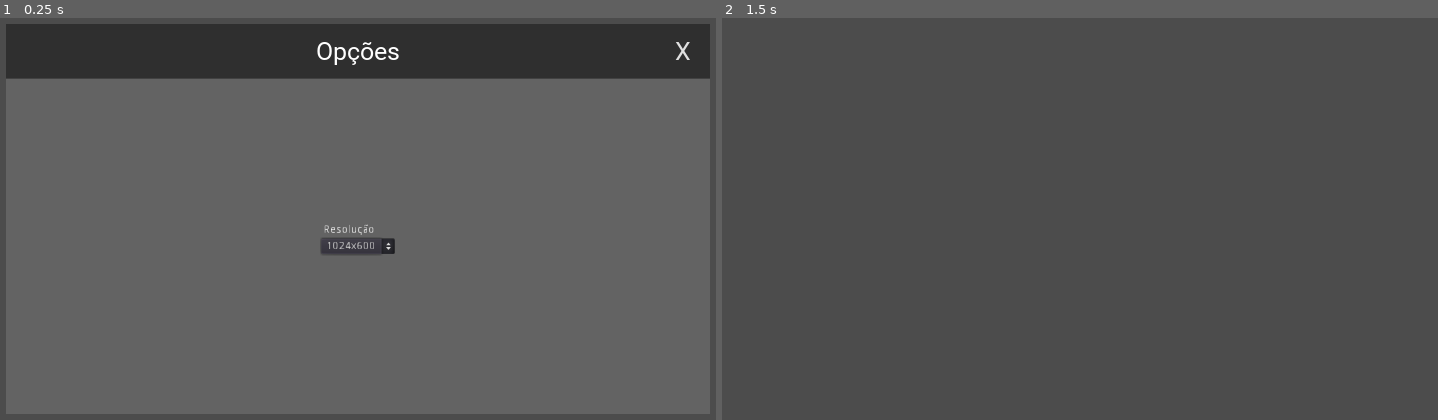
Above: before the commit, frames 1-2 (left to right).
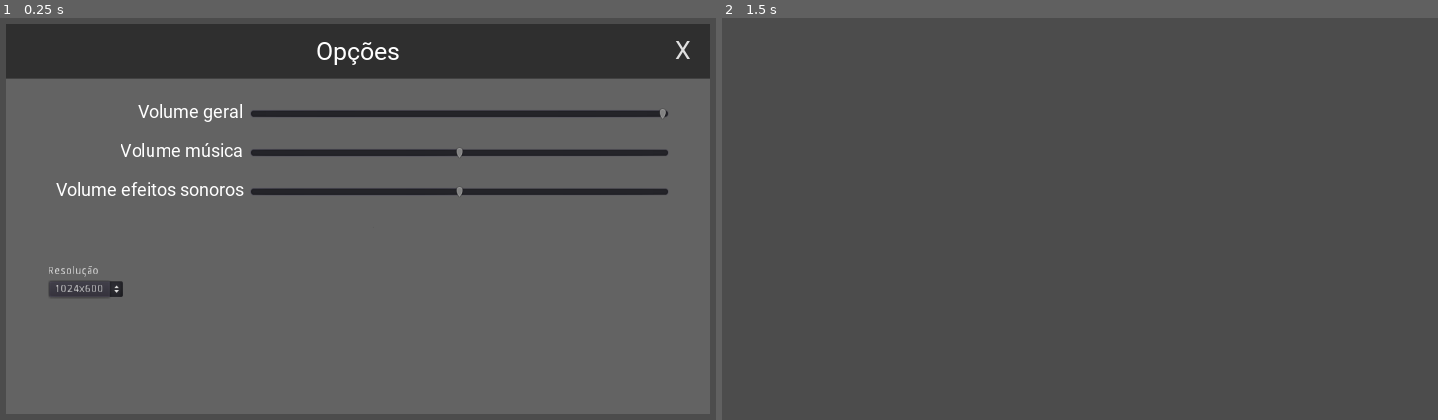
Above: after the commit, the same moments.

Repository: GregorioFornetti/Zigmor
Game: Godot game, scene res://Scenes_and_scripts/Interfaces/Menus/Options_menu.tscn
Same seed, same stepped clock (60 frames per second), same inputs: the game is played once before the commit and once after it. This scene is started directly instead of the project's main scene.
Inputs (mouse positions are in pixels of both pictures, inside the frame that each line leads up to):
- Up to frame 1 (0.25 s): no input
- Up to frame 2 (1.5 s): click "X" at 0.5 s; tap Enter at 1.25 s; move the mouse to (1259, 194) at 1.27 s; hold Right (ui_right) from 1.28 s (still down); hold 1 (change_weapon_to_pistol) from 1.28 s (still down)

The runs differ from the first frame. In frame 1, 4.7% of the frame differs, in the area x 6-97%, y 5-70%; in frame 2, nothing differs.

Commit message:
opções de audio
- Agora é possível mudar o volume do jogo nas opções

Diff:
--- a/Scenes_and_scripts/Interfaces/Menus/Options_menu.gd
+++ b/Scenes_and_scripts/Interfaces/Menus/Options_menu.gd
@@ -1,16 +1,32 @@
 extends Control
 
-onready var res_options_dropdown = $Bottom_container/Res_options
-onready var save_path = "user://opcoes.dat"
+onready var res_options_dropdown = $Bottom_container/Options_content/Resolution_box/Res_options
+onready var master_bus_index = AudioServer.get_bus_index("Master")
+onready var musics_bus_index = AudioServer.get_bus_index("Musics")
+onready var effects_bus_index = AudioServer.get_bus_index("Effects")
+onready var master_volume_slider = $Bottom_container/Options_content/Audio_box/Volume_box/Master_volume_box/Slider_master_volume
+onready var musics_volume_slider = $Bottom_container/Options_content/Audio_box/Volume_box/Music_volume_box/Slider_music_volume
+onready var effects_volume_slider = $Bottom_container/Options_content/Audio_box/Volume_box/Sfx_volume_box/Slider_sfx_volume
+
+var save_path = "user://opcoes.dat"
 var selected_resolution_options
 
 func _ready():
-	var resolutions = ["1536x900", "1280x750", "1024x600", "768x450", "512x300"]
 	var file = File.new()
+
+	master_volume_slider.max_value = SoundSystem.MASTER_MAX_VOLUME
+	master_volume_slider.min_value = SoundSystem.MASTER_MIN_VOLUME
+	musics_volume_slider.max_value = SoundSystem.MUSICS_MAX_VOLUME
+	musics_volume_slider.min_value = SoundSystem.MUSICS_MIN_VOLUME
+	effects_volume_slider.max_value = SoundSystem.EFFECTS_MAX_VOLUME
+	effects_volume_slider.min_value = SoundSystem.EFFECTS_MIN_VOLUME
 
 	if file.file_exists(save_path):
 		file.open(save_path, File.READ)
 		var options = file.get_var()
+
+		# Configurando resolução
+		var resolutions = ["1536x900", "1280x750", "1024x600", "768x450", "512x300"]
 		selected_resolution_options = options.resolution
 		var current_resolution = str(selected_resolution_options.window_size_x) + "x" + str(selected_resolution_options.window_size_y)
 		res_options_dropdown.add_item("Tela cheia")
@@ -20,6 +36,13 @@
 			res_options_dropdown.add_item(resolution)
 			if current_resolution == resolution:
 				res_options_dropdown.select(get_dropdown_itemIdx_by_name(res_options_dropdown, resolution))
+
+		# Configurando sliders de audio (colocando o ponto do slider na posição configurada)
+		var selected_audio_options = options.audio
+		master_volume_slider.value = selected_audio_options['master_volume']
+		musics_volume_slider.value = selected_audio_options['musics_volume']
+		effects_volume_slider.value = selected_audio_options['effects_volume']
+
 
 	file.close()
 
@@ -43,6 +66,15 @@
 									   "window_size_y": int(selected_option.split("x")[1])}
 	GeneralCommands.apply_resolution(selected_resolution_options)
 
+func _on_Slider_master_volume_value_changed(value):
+	SoundSystem.apply_new_volume(master_bus_index, value, SoundSystem.MASTER_MIN_VOLUME)
+
+func _on_Slider_music_volume_value_changed(value):
+	SoundSystem.apply_new_volume(musics_bus_index, value, SoundSystem.MUSICS_MIN_VOLUME)
+
+func _on_Slider_sfx_volume_value_changed(value):
+	SoundSystem.apply_new_volume(effects_bus_index, value, SoundSystem.EFFECTS_MIN_VOLUME)
+
 
 func get_dropdown_itemIdx_by_name(dropdown, name):
 	# Retorna o indice do item dropdown pelo seu nome(texto)
@@ -54,6 +86,11 @@
 	var file = File.new()
 	file.open(save_path, File.WRITE)
 	file.store_var({
+		"audio": {
+			"master_volume": master_volume_slider.value,
+			"musics_volume": musics_volume_slider.value,
+			"effects_volume": effects_volume_slider.value
+		},
 		"resolution": selected_resolution_options
 	})
 	file.close()
--- a/Scenes_and_scripts/Interfaces/Menus/Options_menu.tscn
+++ b/Scenes_and_scripts/Interfaces/Menus/Options_menu.tscn
@@ -10,6 +10,10 @@
 
 [sub_resource type="DynamicFont" id=2]
 size = 32
+font_data = ExtResource( 2 )
+
+[sub_resource type="DynamicFont" id=3]
+size = 24
 font_data = ExtResource( 2 )
 
 [node name="Options_menu" type="Control"]
@@ -32,7 +36,8 @@
 
 [node name="Top_container" type="Control" parent="."]
 anchor_right = 1.0
-margin_bottom = 70.0
+margin_top = -0.707108
+margin_bottom = 69.2929
 __meta__ = {
 "_edit_use_anchors_": false
 }
@@ -77,26 +82,149 @@
 "_edit_use_anchors_": false
 }
 
-[node name="Res_options" type="OptionButton" parent="Bottom_container"]
+[node name="Options_content" type="Control" parent="Bottom_container"]
+anchor_right = 1.0
+anchor_bottom = 1.0
+__meta__ = {
+"_edit_use_anchors_": false
+}
+
+[node name="Resolution_box" type="Control" parent="Bottom_container/Options_content"]
+margin_left = 53.4487
+margin_top = 239.607
+margin_right = 150.449
+margin_bottom = 279.607
+__meta__ = {
+"_edit_use_anchors_": false
+}
+
+[node name="Label" type="Label" parent="Bottom_container/Options_content/Resolution_box"]
+margin_right = 65.0
+margin_bottom = 14.0
+text = "Resolução"
+__meta__ = {
+"_edit_use_anchors_": false
+}
+
+[node name="Res_options" type="OptionButton" parent="Bottom_container/Options_content/Resolution_box"]
 anchor_left = 0.5
-anchor_top = 0.5
+anchor_top = 1.0
 anchor_right = 0.5
-anchor_bottom = 0.5
+anchor_bottom = 1.0
 margin_left = -47.0
-margin_top = -10.0
+margin_top = -20.0
 margin_right = 47.0
-margin_bottom = 10.0
 text = "Resolução"
 __meta__ = {
 "_edit_use_anchors_": false
 }
 
-[node name="Label" type="Label" parent="Bottom_container"]
-margin_left = 405.791
-margin_top = 186.878
-margin_right = 445.791
-margin_bottom = 200.878
-text = "Resolução"
+[node name="Audio_box" type="Control" parent="Bottom_container/Options_content"]
+anchor_right = 1.0
+margin_bottom = 164.0
+__meta__ = {
+"_edit_use_anchors_": false
+}
+
+[node name="Volume_box" type="VBoxContainer" parent="Bottom_container/Options_content/Audio_box"]
+anchor_right = 1.0
+anchor_bottom = 1.0
+margin_left = 34.0
+margin_top = 29.0
+margin_right = -52.0
+margin_bottom = 29.0
+custom_constants/separation = 50
+__meta__ = {
+"_edit_use_anchors_": false
+}
+
+[node name="Master_volume_box" type="Control" parent="Bottom_container/Options_content/Audio_box/Volume_box"]
+margin_right = 814.0
+
+[node name="Label_master_volume" type="Label" parent="Bottom_container/Options_content/Audio_box/Volume_box/Master_volume_box"]
+margin_left = 1.0
+margin_right = 270.0
+margin_bottom = 29.0
+custom_fonts/font = SubResource( 3 )
+text = "Volume geral"
+align = 2
+__meta__ = {
+"_edit_use_anchors_": false
+}
+
+[node name="Slider_master_volume" type="HSlider" parent="Bottom_container/Options_content/Audio_box/Volume_box/Master_volume_box"]
+anchor_left = 1.0
+anchor_right = 1.0
+margin_left = -536.0
+margin_top = 8.0
+margin_bottom = 24.0
+min_value = -60.0
+max_value = 0.0
+step = 0.5
+__meta__ = {
+"_edit_use_anchors_": false
+}
+
+[node name="Music_volume_box" type="Control" parent="Bottom_container/Options_content/Audio_box/Volume_box"]
+margin_top = 50.0
+margin_right = 814.0
+margin_bottom = 50.0
+
+[node name="Label_music_volume" type="Label" parent="Bottom_container/Options_content/Audio_box/Volume_box/Music_volume_box"]
+margin_left = 1.0
+margin_right = 270.0
+margin_bottom = 29.0
+custom_fonts/font = SubResource( 3 )
+text = "Volume música"
+align = 2
+__meta__ = {
+"_edit_use_anchors_": false
+}
+
+[node name="Slider_music_volume" type="HSlider" parent="Bottom_container/Options_content/Audio_box/Volume_box/Music_volume_box"]
+anchor_left = 1.0
+anchor_right = 1.0
+margin_left = -536.0
+margin_top = 8.0
+margin_bottom = 24.0
+min_value = -60.0
+max_value = 0.0
+step = 0.5
+__meta__ = {
+"_edit_use_anchors_": false
+}
+
+[node name="Sfx_volume_box" type="Control" parent="Bottom_container/Options_content/Audio_box/Volume_box"]
+margin_top = 100.0
+margin_right = 814.0
+margin_bottom = 100.0
+
+[node name="Label_sfx_volume" type="Label" parent="Bottom_container/Options_content/Audio_box/Volume_box/Sfx_volume_box"]
+margin_left = 1.0
+margin_right = 270.0
+margin_bottom = 29.0
+custom_fonts/font = SubResource( 3 )
+text = "Volume efeitos sonoros"
+align = 2
+__meta__ = {
+"_edit_use_anchors_": false
+}
+
+[node name="Slider_sfx_volume" type="HSlider" parent="Bottom_container/Options_content/Audio_box/Volume_box/Sfx_volume_box"]
+anchor_left = 1.0
+anchor_right = 1.0
+margin_left = -536.0
+margin_top = 8.0
+margin_bottom = 24.0
+min_value = -60.0
+max_value = 0.0
+step = 0.5
+__meta__ = {
+"_edit_use_anchors_": false
+}
 
 [connection signal="pressed" from="Top_container/Btn_exit" to="." method="_on_Btn_exit_pressed"]
-[connection signal="item_selected" from="Bottom_container/Res_options" to="." method="_on_Res_options_item_selected"]
+[connection signal="item_selected" from="Bottom_container/Options_content/Resolution_box/Res_options" to="." method="_on_Res_options_item_selected"]
+[connection signal="value_changed" from="Bottom_container/Options_content/Audio_box/Volume_box/Master_volume_box/Slider_master_volume" to="." method="_on_Slider_master_volume_value_changed"]
+[connection signal="value_changed" from="Bottom_container/Options_content/Audio_box/Volume_box/Music_volume_box/Slider_music_volume" to="." method="_on_Slider_music_volume_value_changed"]
+[connection signal="value_changed" from="Bottom_container/Options_content/Audio_box/Volume_box/Sfx_volume_box/Slider_sfx_volume" to="." method="_on_Slider_sfx_volume_value_changed"]
--- a/Scenes_and_scripts/Preloaded/GameInit.gd
+++ b/Scenes_and_scripts/Preloaded/GameInit.gd
@@ -9,6 +9,7 @@
 		file.open(options_path, File.READ)
 		var options = file.get_var()
 		GeneralCommands.apply_resolution(options.resolution)
+		SoundSystem.apply_sound_configurations(options.audio)
 	else:
 		file.open(options_path, File.WRITE)
 		file.store_var({
@@ -16,6 +17,11 @@
 				"full_screen" : false,
 				"window_size_x" : 1024,
 				"window_size_y" : 600
+			},
+			"audio": {
+				"master_volume": SoundSystem.MASTER_MAX_VOLUME,
+				"musics_volume": (SoundSystem.MUSICS_MAX_VOLUME + SoundSystem.MUSICS_MIN_VOLUME) / 2,
+				"effects_volume": (SoundSystem.EFFECTS_MAX_VOLUME + SoundSystem.EFFECTS_MIN_VOLUME) / 2
 			}
 		})
 
--- a/Scenes_and_scripts/Preloaded/GeneralCommands.gd
+++ b/Scenes_and_scripts/Preloaded/GeneralCommands.gd
@@ -1,4 +1,5 @@
 extends Node
+
 
 func apply_resolution(resolution_option):
 	if resolution_option.full_screen:
--- a/Scenes_and_scripts/Preloaded/Sound_system.gd
+++ b/Scenes_and_scripts/Preloaded/Sound_system.gd
@@ -1,4 +1,11 @@
 extends Node
+
+const MASTER_MAX_VOLUME = 0
+const MUSICS_MAX_VOLUME = 0
+const EFFECTS_MAX_VOLUME = 0
+const MASTER_MIN_VOLUME = -60
+const MUSICS_MIN_VOLUME = -60
+const EFFECTS_MIN_VOLUME = -60
 
 onready var music_player = get_node("Music_player")
 onready var effects_players_list = get_node("Effects_players_list")
@@ -8,10 +15,26 @@
 	$Music_player.stream = music_audio
 	music_player.play()
 
-
 func play_sound_effect(effect_audio):
 	for effect_player in $Effects_players_list.get_children():
 		if not effect_player.playing:
 			effect_player.stream = effect_audio
 			effect_player.play()
 			break
+
+
+func apply_new_volume(bus_index, value, min_value):
+	AudioServer.set_bus_volume_db(bus_index, value)
+	mute_in_min(bus_index, value, min_value)
+
+func apply_sound_configurations(volume_options):
+	apply_new_volume(AudioServer.get_bus_index("Master"), volume_options["master_volume"], MASTER_MIN_VOLUME)
+	apply_new_volume(AudioServer.get_bus_index("Musics"), volume_options["musics_volume"], MUSICS_MIN_VOLUME)
+	apply_new_volume(AudioServer.get_bus_index("Effects"), volume_options["effects_volume"], EFFECTS_MIN_VOLUME)
+
+func mute_in_min(bus_index, current_value, min_value):
+	# Muta o canal de som caso chegue no valor mínimo.
+	if current_value == min_value:
+		AudioServer.set_bus_mute(bus_index, true)
+	else:
+		AudioServer.set_bus_mute(bus_index, false)
--- a/default_bus_layout.tres
+++ b/default_bus_layout.tres
@@ -1,13 +1,13 @@
 [gd_resource type="AudioBusLayout" format=2]
 
 [resource]
-bus/1/name = "Effects"
+bus/1/name = "Musics"
 bus/1/solo = false
 bus/1/mute = false
 bus/1/bypass_fx = false
 bus/1/volume_db = 0.0
 bus/1/send = "Master"
-bus/2/name = "Musics"
+bus/2/name = "Effects"
 bus/2/solo = false
 bus/2/mute = false
 bus/2/bypass_fx = false
Not shown: 1 places in Scenes_and_scripts/Interfaces/Menus/Options_menu.tscn that only renumber resources
